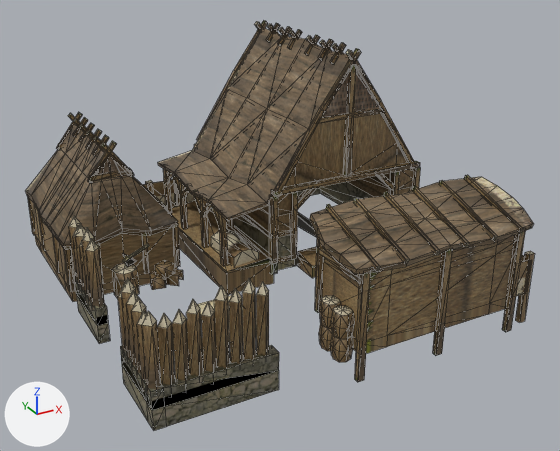
Two versions of the COLLADA model art/meshes/structural/suebians/arsenal.dae, one commit apart.
One viewpoint serves both versions: a 50 mm lens placed at (-25.4, -47.9, 27.7), pointed at (1.0, 0.0, 3.7). The lights are fixed; the arrows at lower left show +X, +Y and +Z. Mesh edges are drawn as thin lines. Where no turn or scale is listed for an object, it has been applied to the vertices. Vertices at the same position are counted once.

Objects in the first picture: 'arsenal'.
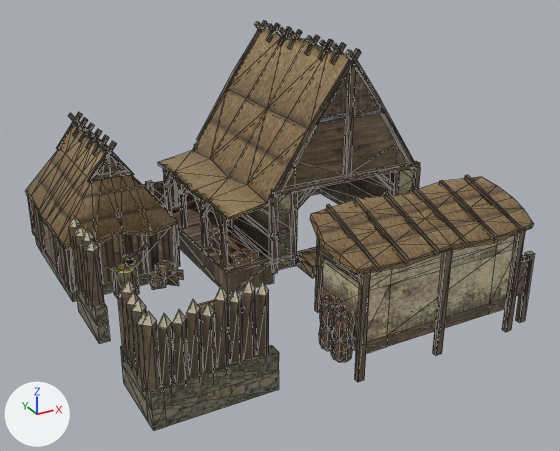
The newer file is also turned or shifted as a whole; pictures and numbers use the older file's frame.

Where the change shows, as pixel boxes [x1, y1, x2, y2] in the pictures (560 x 451 px):
part 1 of me_cube_4376, rebuilt: [97, 156, 124, 175] in both
part 2 of me_cube_4376, cut back: before [57, 69, 380, 431]; after [58, 69, 380, 431]
part 3 of me_cube_4376, surface changed: [26, 21, 535, 394] in both

The change, as a diff of the scene's bpy script:
```diff
--- a/art/meshes/structural/suebians/arsenal.dae.py
+++ b/art/meshes/structural/suebians/arsenal.dae.py
@@ me_cube_4376 @@
 # used by ob_arsenal; location = (-0.92, 0.39, 0.0)
-me_cube_4376.from_pydata(...)  # 2077 vertices, 3061 faces; spans x -13.8..16.2, y -13.2..16.3, z -2.8..16.4
+me_cube_4376.from_pydata(...)  # 2041 vertices, 2865 faces; spans x -13.8..16.2, y -13.2..16.3, z -2.8..16.4
+# me_cube_4376 part 1: the loose piece of 4 vertices spanning x -10.9..-7.5, y 5.4, z 7.6..9.6 is rebuilt with 3 vertices and now spans x -10.6..-7.9, y 5.4..5.5, z 8.1..9.7
+# me_cube_4376 part 2
+# 40 vertices are removed from x -11.5..14.0, y -11.0..14.9, z -1.8..15.1
+# 222 faces are deleted
+# 8 vertices move from x -10.8..-7.7, y 5.3..14.6, z 8.1 to x -10.6..-7.9, y 5.3..14.6, z 8.1
+# 6 vertices are added at (8.8, 0.8, 15.3), (11.9, 0.9, 11.2), (4.0, 15.9, 0.1), (8.9, 15.9, 0.1), (4.0, 15.9, -1.8), (8.9, 15.9, -1.8)
+# 28 new faces join them
+# me_cube_4376 part 3: 2633 kept faces spanning x -13.8..16.2, y -13.2..16.3, z -2.8..16.4 get new texture (UV) coordinates
 me_cube_4376.materials.append(mat_textura_suevos)
```
